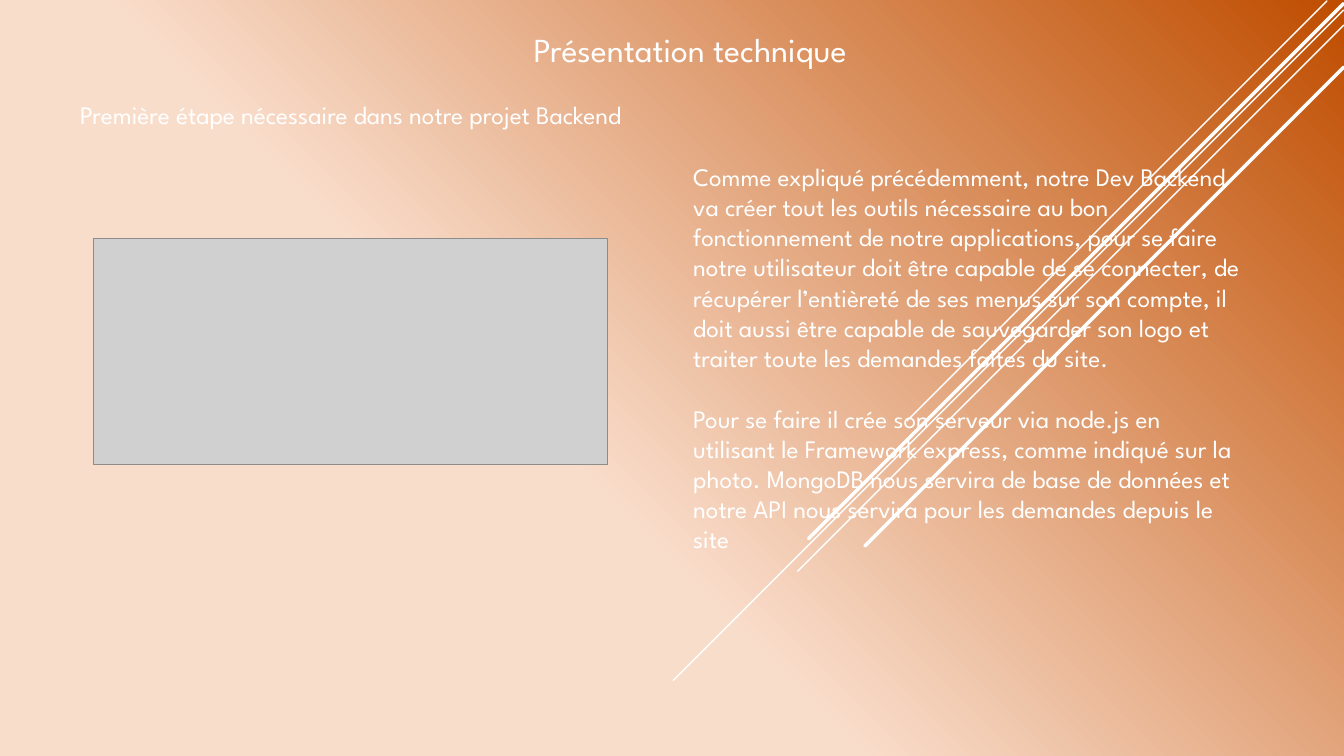
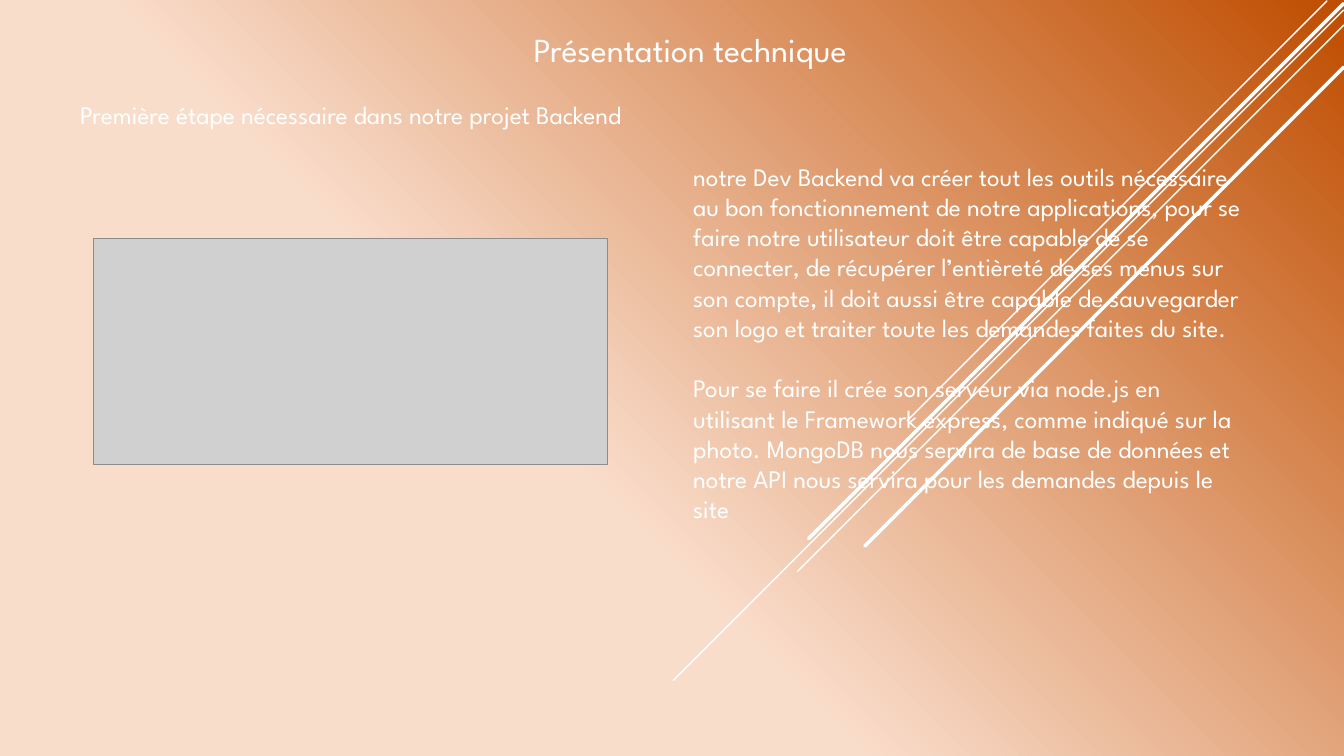
Before and after one commit to JordanKlashi/Projet-7, a slide deck: slide 6 of presentation/Présentation de la solution technique.pptx. Drawn at 1344x756 pixels with LibreOffice and Linux fonts; fonts in the diff are those of the drawing; grey boxes stand for pictures. Boxes give left, top, right and bottom in pixels: in the first picture for what was removed or moved away, otherwise in the second. Text is boxed around its words. In the diff, an @@ line names an element or a change of style, - is before the commit and + after.

```diff
--- a/presentation/Présentation de la solution technique.pptx
+++ b/presentation/Présentation de la solution technique.pptx
@@ text at [693,160,1240,345]: text changed @@
-Comme expliqué précédemment, notre Dev Backend va créer tout les outils nécessaire au bon fonctionnement de notre applications, pour se faire notre utilisateur doit être capable de se connecter, de récupérer l’entièreté de ses menus sur son compte, il doit aussi être capable de sauvegarder son logo et traiter toute les demandes faites du site.
+notre Dev Backend va créer tout les outils nécessaire au bon fonctionnement de notre applications, pour se faire notre utilisateur doit être capable de se connecter, de récupérer l’entièreté de ses menus sur son compte, il doit aussi être capable de sauvegarder son logo et traiter toute les demandes faites du site.
```
Also in this commit, not shown: 10 other slides changed, 3 slides added, 3 slides removed, 10 other files.
